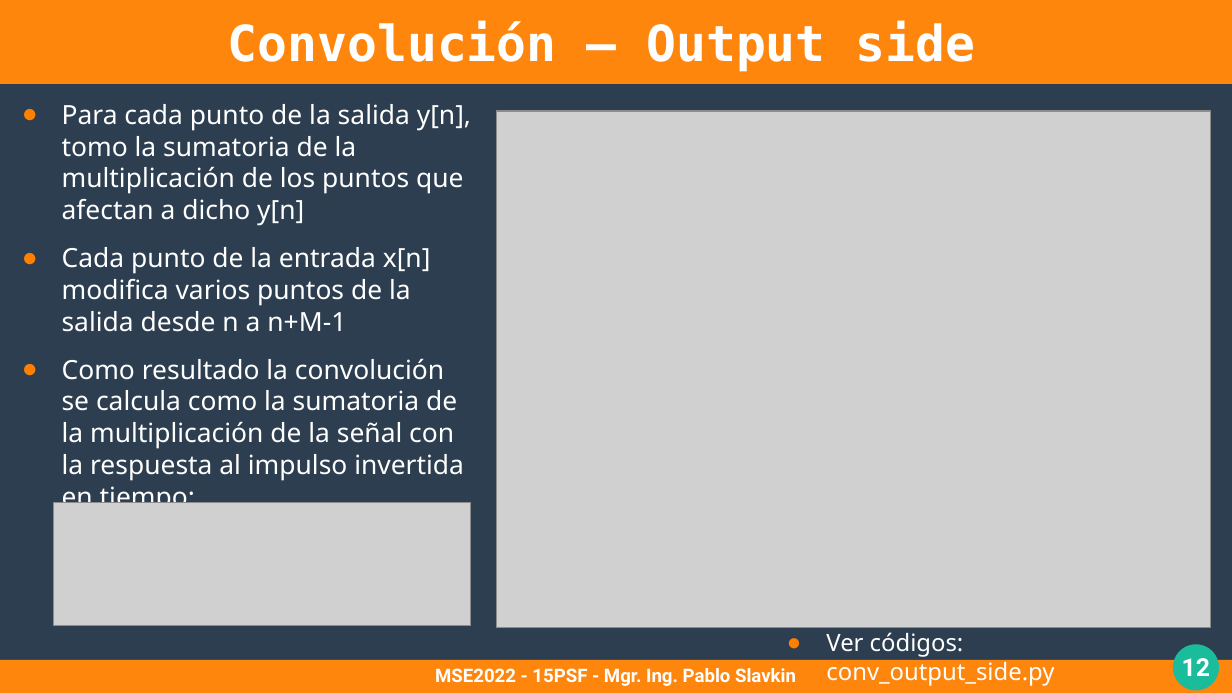
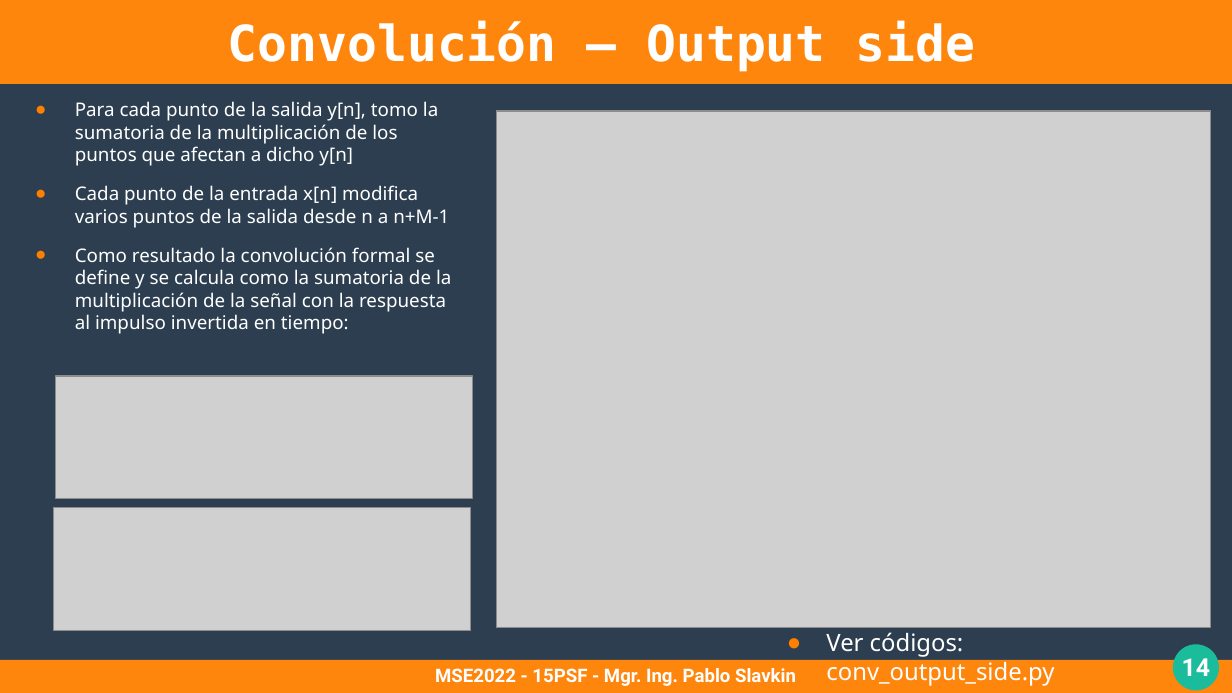
Before and after one commit to pslavkin/psf_2022, a slide deck: slide 14 of clases/5_clase/5_clase.odp (slide 12 before the commit). Drawn at 1232x693 pixels with LibreOffice and Linux fonts; fonts in the diff are those of the drawing; grey boxes stand for pictures. Boxes give left, top, right and bottom in pixels: in the first picture for what was removed or moved away, otherwise in the second. Text is boxed around its words. In the diff, an @@ line names an element or a change of style, - is before the commit and + after.

```diff
--- a/clases/5_clase/5_clase.odp
+++ b/clases/5_clase/5_clase.odp
@@ text "Para cada punto de la ...": place and size @@
-text "Para cada punto de la ..." at (62, 104, 471, 513)
+text "Para cada punto de la ..." at (75, 101, 451, 334)
@@ text at (75, 101, 449, 228): size 17.1 to 12.1 pt in "Para cada punto de la salida y[n], ...", "Cada punto de la entrada x[n] modifica ..." @@
@@ text at (75, 247, 451, 334): text changed; size 17.1 to 12.1 pt @@
-● Como resultado la convolución se calcula como la sumatoria de la multiplicación de la señal con la respuesta al impulso invertida en tiempo:
+● Como resultado la convolución formal se define y se calcula como la sumatoria de la multiplicación de la señal con la respuesta al impulso invertida en tiempo:
@@ picture added at (56, 377, 473, 500) @@
@@ picture: place and size @@
-picture at (54, 503, 471, 626)
+picture at (54, 508, 471, 631)
@@ page number at (1182, 658, 1210, 676): text changed @@
-12
+14
```
Also in this commit, not shown: 8 other slides changed, 2 slides added, 1 slide removed, 15 other files.
